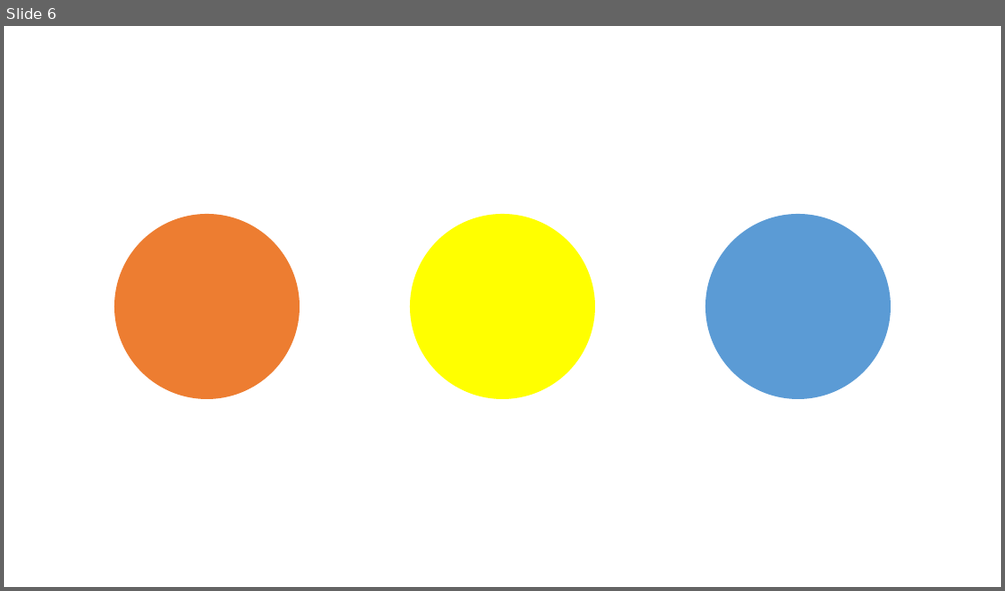
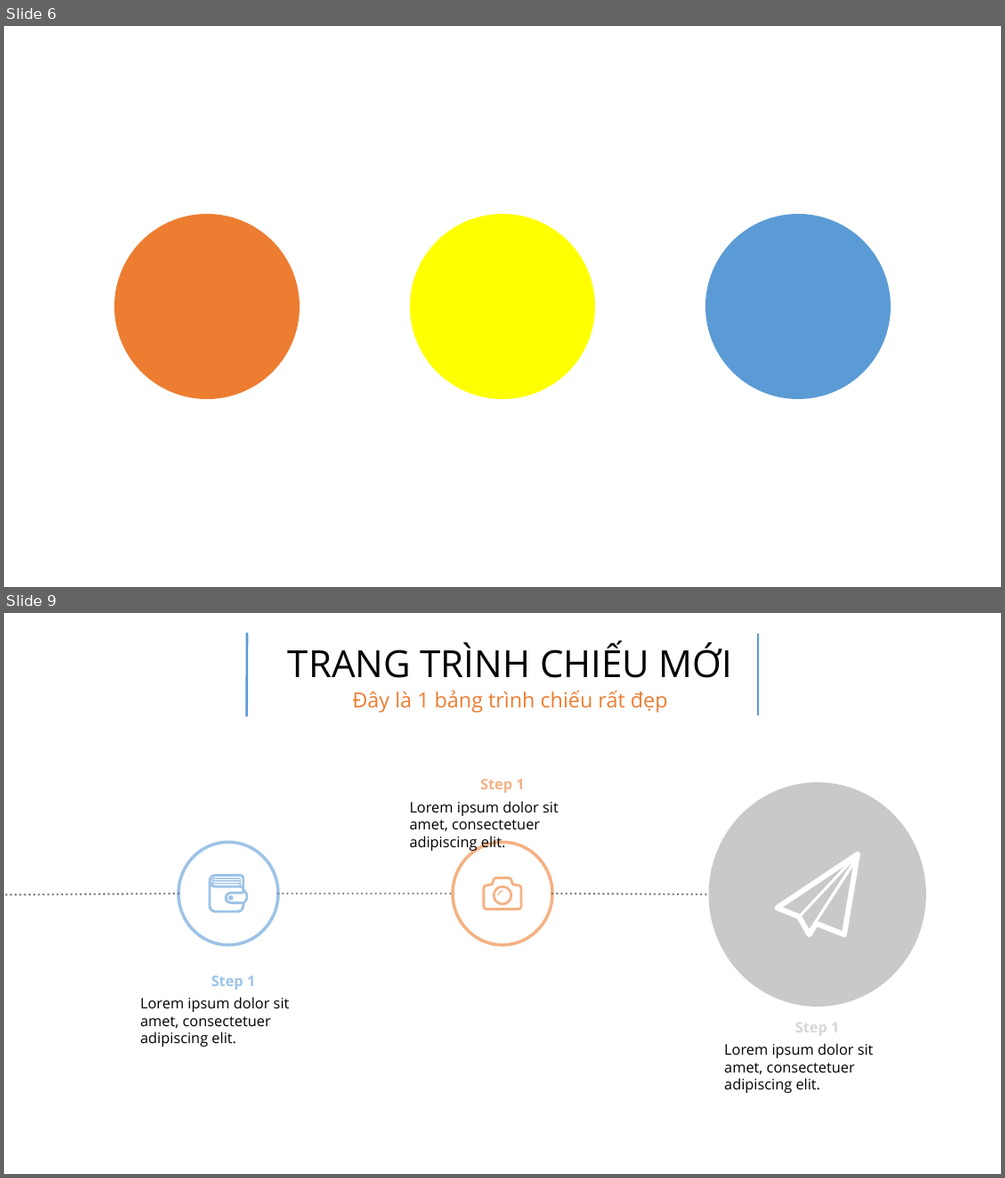
Before and after one commit to tranthanhbinh2603/PPTmasterclassV6_Powerpoint_from_A_to_Z, a slide deck: Section 3 - Slide Design (13 Functional Slides)/Learning.pptx. Shown one above the other, each under a label of ours: slide 6 before the commit, slides 6 and 9 after it; the slides between them are not shown. The pictures are 1005x591 and 1005x1178 pixels, drawn with LibreOffice and Linux fonts; fonts in the diff are those of the drawing. Boxes give left, top, right and bottom in pixels: in the first picture for what was removed or moved away, otherwise in the second. Text is boxed around its words. In the diff, an @@ line names an element or a change of style, - is before the commit and + after.

```diff
--- a/Section 3 - Slide Design (13 Functional Slides)/Learning.pptx
+++ b/Section 3 - Slide Design (13 Functional Slides)/Learning.pptx
@@ slide 9 added at (4,613,1001,1174), background #FFFFFF @@
@@ line added from (247, 633) to (247, 716), #5B9BD5 2.25 pt @@
@@ line added from (758, 633) to (758, 716), #5B9BD5 2.25 pt @@
@@ text added at (288,642,732,678), 36 pt, text #000000 @@
+TRANG TRÌNH CHIẾU MỚI
@@ text added at (353,690,668,713), 20 pt, text #ED7D31 @@
+Đây là 1 bảng trình chiếu rất đẹp
@@ text added at (480,779,524,793), 14 pt, text #F4B285, bold @@
+Step 1
@@ ellipse added at (710,784,924,1005), fill #C9C9C9, outline #C9C9C9 3 pt @@
@@ text added at (410,801,558,852), 14 pt, text #000000 @@
+Lorem ipsum dolor sit amet, consectetuer adipiscing elit.
@@ ellipse added at (178,842,278,945), fill #FFFFFF, outline #9DC3E6 3 pt @@
@@ freeform shape added at (774,852,860,938), fill #FFFFFF @@
@@ freeform shape added at (208,874,248,913), fill #9DC3E6 @@
@@ group added at (453,842,552,945): 3 freeform shapes, 1 ellipse @@
@@ line added from (178, 893) to (4, 895), #767171 2.25 pt dashed @@
@@ freeform shape added at (228,895,234,900), fill #9DC3E6 @@
@@ line added from (278, 893) to (453, 893), #767171 2.25 pt dashed @@
@@ line added from (552, 893) to (710, 894), #767171 2.25 pt dashed @@
@@ text added at (211,975,255,989), 14 pt, text #9DC3E6, bold @@
+Step 1
@@ text added at (140,997,290,1046), 14 pt, text #000000 @@
+Lorem ipsum dolor sit amet, consectetuer adipiscing elit.
@@ text added at (795,1017,839,1037), 14 pt, text #D7D7D7, bold @@
+Step 1
@@ text added at (724,1043,874,1093), 14 pt, text #000000 @@
+Lorem ipsum dolor sit amet, consectetuer adipiscing elit.
```
Also in this commit, not shown: 12 other slides added, 2 other files.
